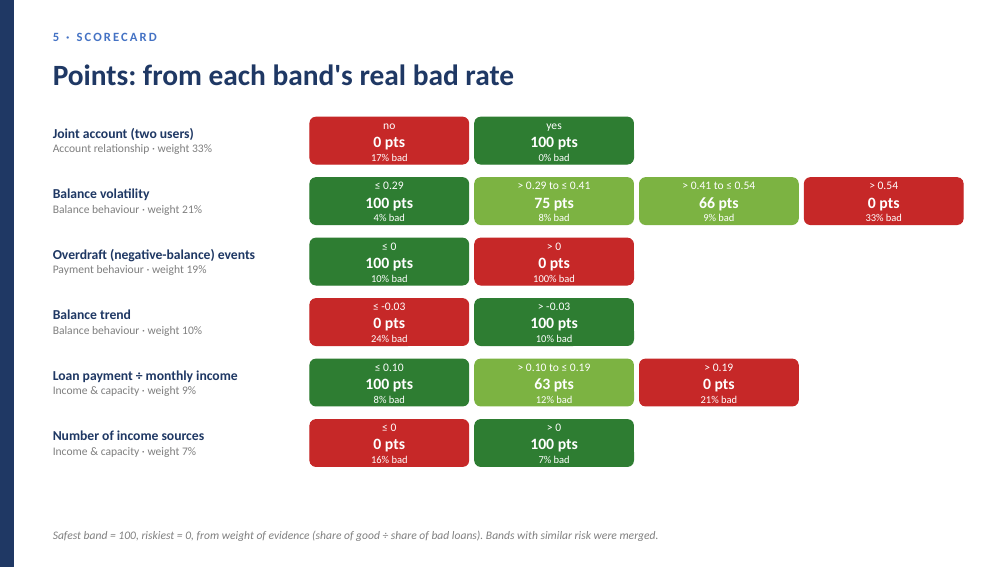
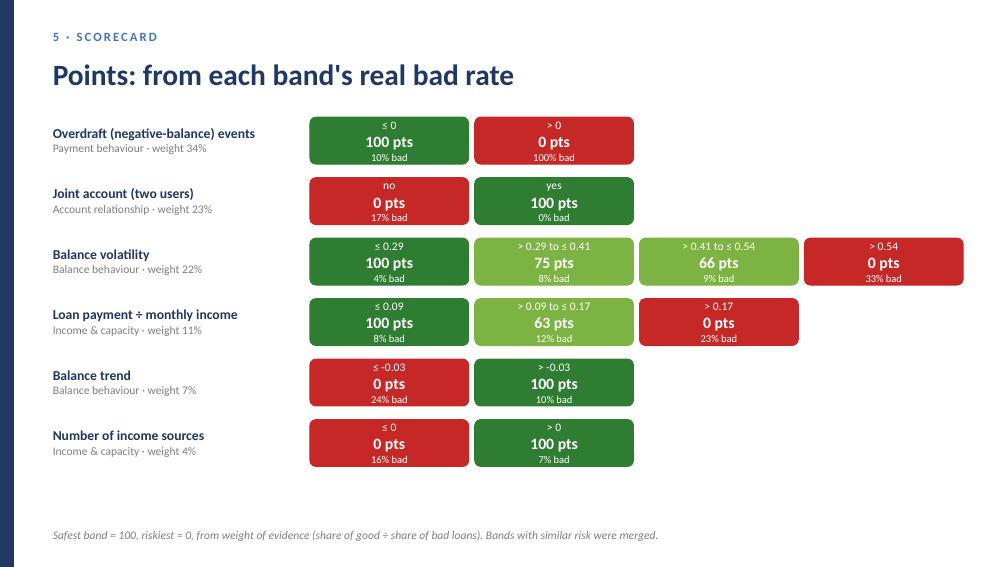
Before and after one commit to huotrithy/da-assignment-risk-scoring, a slide deck: slide 12 of docs/Stage3_Presentation.pptx. Drawn at 1008x567 pixels with LibreOffice and Linux fonts; fonts in the diff are those of the drawing. Boxes give left, top, right and bottom in pixels: in the first picture for what was removed or moved away, otherwise in the second. Text is boxed around its words. In the diff, an @@ line names an element or a change of style, - is before the commit and + after.

```diff
--- a/docs/Stage3_Presentation.pptx
+++ b/docs/Stage3_Presentation.pptx
@@ rounded rectangle at <box>475,117,634,164</box>: fill #2E7D32 to #C62828; outline #2E7D32 1 pt to #C62828 1 pt @@
@@ text at <box>53,128,255,154</box>: text changed; size 11 to 13 pt; text colour #7F7F7F to #1F3864; bold on @@
-Joint account (two users)
-Account relationship · weight 33%
+Overdraft (negative-balance) events
+Payment behaviour · weight 34%
@@ text at <box>365,121,413,161</box>: text changed; size 10 to 15 pt @@
-no
-0 pts
-17% bad
+≤ 0
+100 pts
+10% bad
@@ text at <box>533,121,575,161</box>: text changed; size 15 to 10 pt @@
-yes
-100 pts
-0% bad
+> 0
+0 pts
+100% bad
@@ rounded rectangle at <box>310,178,469,225</box>: fill #2E7D32 to #C62828; outline #2E7D32 1 pt to #C62828 1 pt @@
@@ rounded rectangle at <box>475,178,634,225</box>: fill #7CB342 to #2E7D32; outline #7CB342 1 pt to #2E7D32 1 pt @@
@@ text at <box>53,188,212,215</box>: text changed @@
-Balance volatility
-Balance behaviour · weight 21%
+Joint account (two users)
+Account relationship · weight 23%
@@ text at <box>371,183,408,221</box>: text changed; size 15 to 10 pt @@
-≤ 0.29
-100 pts
-4% bad
+no
+0 pts
+17% bad
@@ text added at <box>530,183,578,221</box>, 15 pt, text #FFFFFF @@
+yes
+100 pts
+0% bad
@@ rounded rectangle added at <box>475,238,634,285</box>, fill #7CB342, outline #7CB342 1 pt @@
@@ 3 texts, 1 rounded rectangle: place and size @@
-3 texts, 1 rounded rectangle at <box>374,178,902,403</box>
+3 texts, 1 rounded rectangle at <box>374,238,902,342</box>
@@ rounded rectangle: place and size @@
-rounded rectangle at <box>475,238,634,285</box>
+rounded rectangle at <box>805,238,963,285</box>
@@ text at <box>53,249,202,275</box>: text changed; size 13 to 11 pt; text colour #1F3864 to #7F7F7F; bold off @@
-Overdraft (negative-balance) events
-Payment behaviour · weight 19%
+Balance volatility
+Balance behaviour · weight 22%
@@ text at <box>383,242,403,250</box>: text changed @@
-≤ 0
+≤ 0.29
@@ rounded rectangle at <box>475,299,634,346</box>: fill #2E7D32 to #7CB342; outline #2E7D32 1 pt to #7CB342 1 pt @@
@@ text "> 0.17": place and size @@
-text "> 0.17" at <box>533,242,575,282</box>
+text "> 0.17" at <box>701,302,737,342</box>
@@ rounded rectangle: place and size @@
-rounded rectangle at <box>805,178,963,225</box>
+rounded rectangle at <box>640,299,799,346</box>
@@ text at <box>53,309,238,336</box>: text changed; size 11 to 13 pt; text colour #7F7F7F to #1F3864; bold on @@
-Balance trend
-Balance behaviour · weight 10%
+Loan payment ÷ monthly income
+Income & capacity · weight 11%
@@ text at <box>365,302,413,331</box>: text changed; size 11 to 15 pt @@
-≤ -0.03
-0 pts
-24% bad
+≤ 0.09
+100 pts
+8% bad
@@ text at <box>526,302,590,331</box>: text changed @@
-> -0.03
-100 pts
-10% bad
+> 0.09 to ≤ 0.17
+63 pts
+12% bad
@@ text at <box>713,302,733,310</box>: text changed @@
-> 0
+> 0.17
@@ rounded rectangle: place and size @@
-rounded rectangle at <box>475,359,634,406</box>
+rounded rectangle at <box>310,359,469,406</box>
@@ rounded rectangle at <box>310,359,469,406</box>: fill #7CB342 to #C62828; outline #7CB342 1 pt to #C62828 1 pt @@
@@ rounded rectangle removed at <box>310,359,469,406</box> @@
@@ text at <box>389,334,405,342</box>: text changed @@
-10% bad
+4% bad
@@ fill #C62828 to #2E7D32; outline #C62828 1 pt to #2E7D32 1 pt in 3 elements at <box>310,117,469,164</box>, <box>310,299,469,346</box>, <box>475,359,634,406</box> @@
@@ rounded rectangle: place and size @@
-rounded rectangle at <box>640,359,799,406</box>
+rounded rectangle at <box>475,359,634,406</box>
@@ text at <box>701,335,737,342</box>: text changed @@
-100% bad
+23% bad
@@ text at <box>53,370,196,396</box>: text changed; size 13 to 11 pt; text colour #1F3864 to #7F7F7F; bold off @@
-Loan payment ÷ monthly income
-Income & capacity · weight 9%
+Balance trend
+Balance behaviour · weight 7%
@@ text removed at <box>365,363,413,392</box> @@
-≤ 0.10
-100 pts
-8% bad
@@ text at <box>371,363,408,403</box>: text changed @@
-> 0.10 to ≤ 0.19
-63 pts
-12% bad
+≤ -0.03
+0 pts
+24% bad
@@ text at <box>530,363,578,403</box>: text changed; size 10 to 11 pt @@
-> 0.19
-0 pts
-21% bad
+> -0.03
+100 pts
+10% bad
@@ text at <box>53,447,196,457</box>: text changed @@
-Income & capacity · weight 7%
+Income & capacity · weight 4%
```
Also in this commit, not shown: 8 other slides changed, 25 other files.
